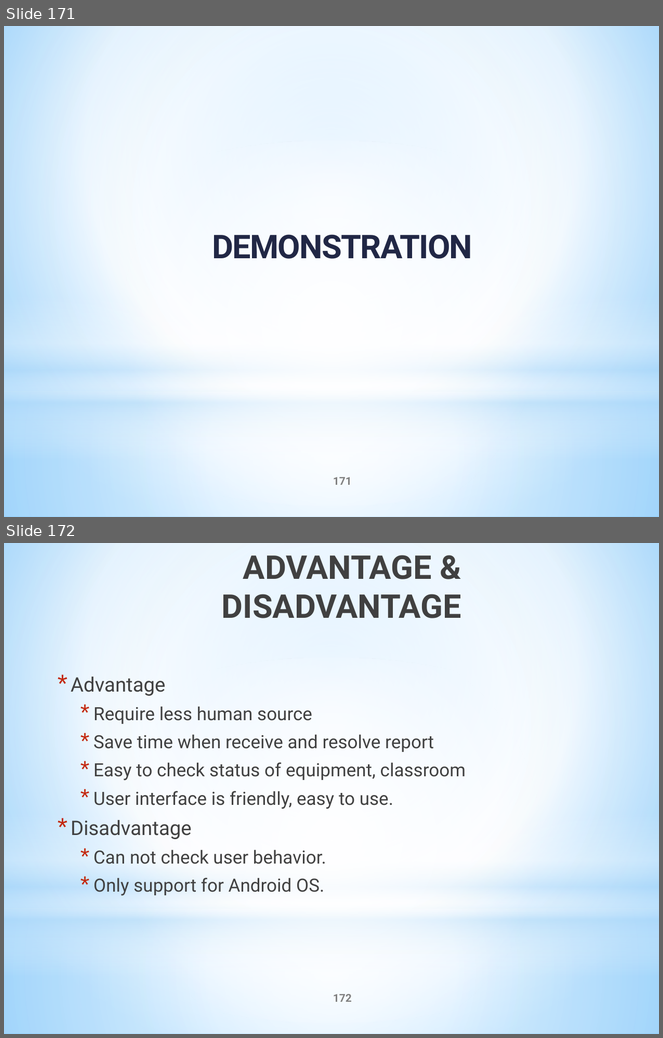
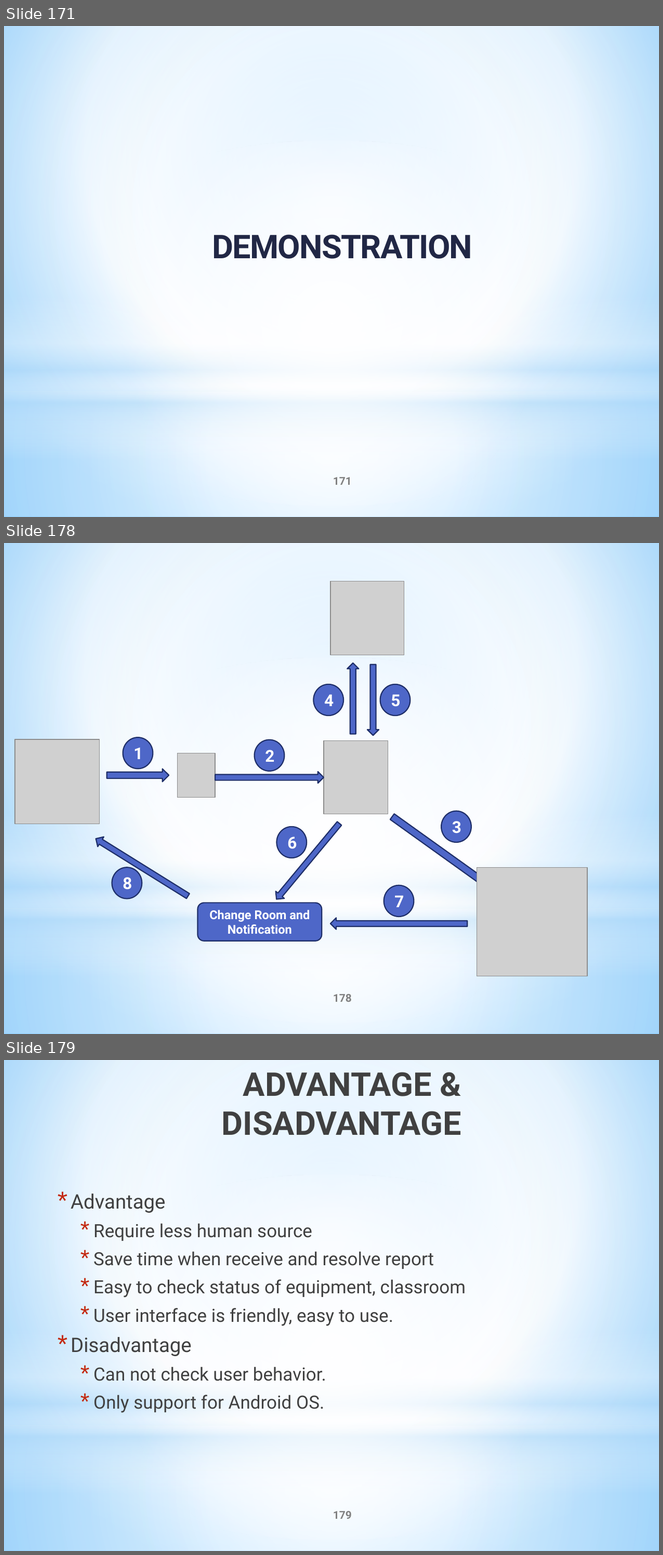
Before and after one commit to tranquang9a1/ECRM, a slide deck: Document/ECRM-Presentation v7.pptx. Shown one above the other, each under a label of ours: slides 171 and 172 before the commit, slides 171, 178 and 179 after it; the slides between them are not shown. The pictures are 663x1038 and 663x1555 pixels, drawn with LibreOffice and Linux fonts; fonts in the diff are those of the drawing; grey boxes stand for pictures. Boxes give left, top, right and bottom in pixels: in the first picture for what was removed or moved away, otherwise in the second. Text is boxed around its words. In the diff, an @@ line names an element or a change of style, - is before the commit and + after.

```diff
--- a/Document/ECRM-Presentation v7.pptx
+++ b/Document/ECRM-Presentation v7.pptx
@@ slide 178 added at (4, 543, 659, 1034), background gradient #9ED5FF to #FFFFFF to #5BB9FF; not listed: 4 template elements that a slide beside it also shows @@
@@ picture added at (330, 581, 404, 655) @@
@@ right arrow added at (347, 664, 359, 734), fill #4E67C8, outline #1F2E69 1.25 pt @@
@@ right arrow added at (367, 665, 379, 735), fill #4E67C8, outline #1F2E69 1.25 pt @@
@@ ellipse added at (314, 684, 344, 716), fill #4E67C8, outline #1F2E69 1.25 pt, 18 pt, text #FFFFFF, bold @@
+4
@@ ellipse added at (380, 684, 410, 716), fill #4E67C8, outline #1F2E69 1.25 pt, 18 pt, text #FFFFFF, bold @@
+5
@@ picture added at (15, 740, 100, 824) @@
@@ ellipse added at (123, 737, 153, 769), fill #4E67C8, outline #1F2E69 1.25 pt, 18 pt, text #FFFFFF, bold @@
+1
@@ ellipse added at (254, 740, 284, 772), fill #4E67C8, outline #1F2E69 1.25 pt, 18 pt, text #FFFFFF, bold @@
+2
@@ picture added at (324, 741, 388, 814) @@
@@ picture added at (178, 753, 215, 798) @@
@@ right arrow added at (107, 769, 169, 782), fill #4E67C8, outline #1F2E69 1.25 pt @@
@@ right arrow added at (215, 772, 324, 783), fill #4E67C8, outline #1F2E69 1.25 pt @@
@@ right arrow added at (272, 820, 344, 903), fill #4E67C8, outline #1F2E69 1.25 pt @@
@@ right arrow added at (388, 811, 495, 893), fill #4E67C8, outline #1F2E69 1.25 pt @@
@@ ellipse added at (442, 811, 472, 843), fill #4E67C8, outline #1F2E69 1.25 pt, 18 pt, text #FFFFFF, bold @@
+3
@@ right arrow added at (93, 834, 192, 902), fill #4E67C8, outline #1F2E69 1.25 pt @@
@@ ellipse added at (276, 827, 307, 858), fill #4E67C8, outline #1F2E69 1.25 pt, 18 pt, text #FFFFFF, bold @@
+6
@@ ellipse added at (112, 867, 142, 899), fill #4E67C8, outline #1F2E69 1.25 pt, 18 pt, text #FFFFFF, bold @@
+8
@@ picture added at (477, 867, 588, 976) @@
@@ ellipse added at (384, 886, 414, 917), fill #4E67C8, outline #1F2E69 1.25 pt, 18 pt, text #FFFFFF, bold @@
+7
@@ rounded rectangle added at (198, 903, 322, 941), fill #4E67C8, outline #1F2E69 1.25 pt, 13.5 pt, text #FFFFFF, bold @@
+Change Room and Notification
@@ right arrow added at (330, 918, 467, 929), fill #4E67C8, outline #1F2E69 1.25 pt @@
@@ page number added at (333, 994, 352, 1002), 12 pt, text #808080, bold @@
+178
@@ what was slide 172 is now slide 179 @@
@@ page number at (333, 1511, 352, 1519): text changed @@
-172
+179
```
Also in this commit, not shown: 10 slides changed, 7 other slides added, 1 slide removed.
